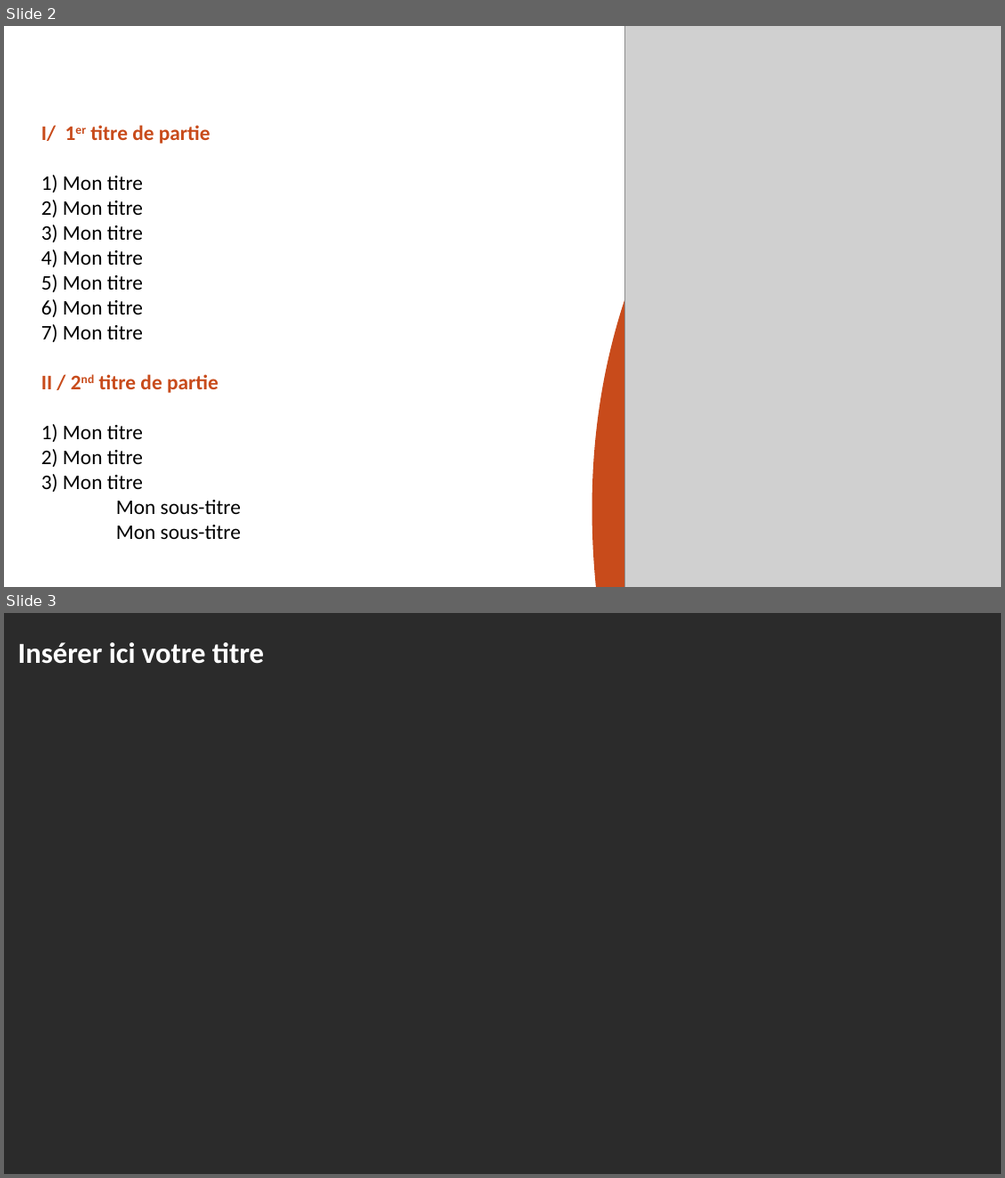
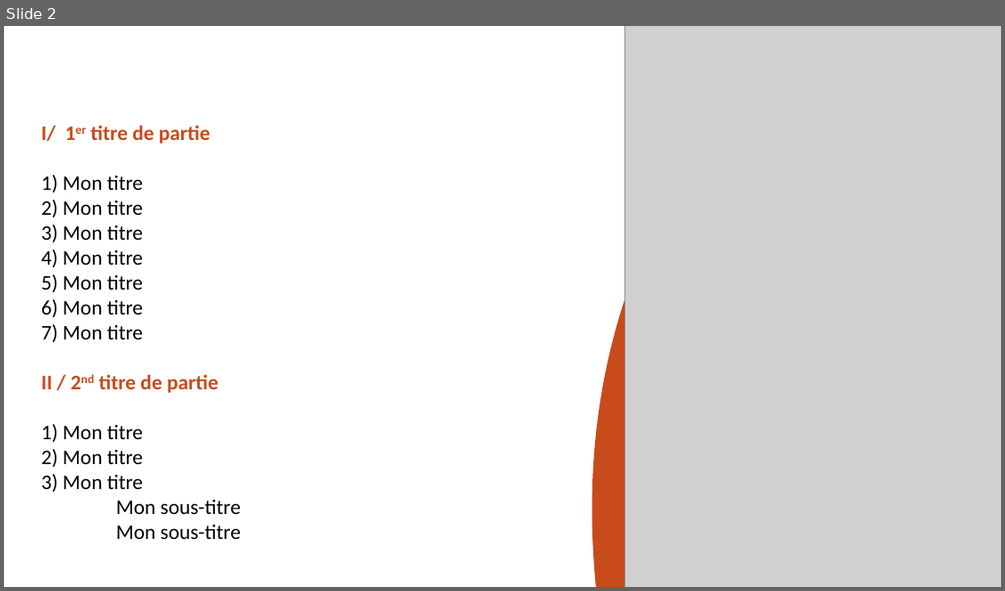
Before and after one commit to Sag64/PFR, a slide deck: Livrable1/Présentationpfr.pptx. Shown one above the other, each under a label of ours: slides 2 and 3 before the commit, slide 2 after it. The pictures are 1005x1178 and 1005x591 pixels, drawn with LibreOffice and Linux fonts; fonts in the diff are those of the drawing; grey boxes stand for pictures; background and template pictures are left out; a plain dark background stands for a picture behind light text. Boxes give left, top, right and bottom in pixels: in the first picture for what was removed or moved away, otherwise in the second. Text is boxed around its words. In the diff, an @@ line names an element or a change of style, - is before the commit and + after.

```diff
--- a/Livrable1/Présentationpfr.pptx
+++ b/Livrable1/Présentationpfr.pptx
@@ slide 3 removed at [4,613,1001,1174], background picture (left out) @@
@@ text removed at [18,642,264,664] @@
-Insérer ici votre titre
```
Also in this commit, not shown: 5 slides added.
